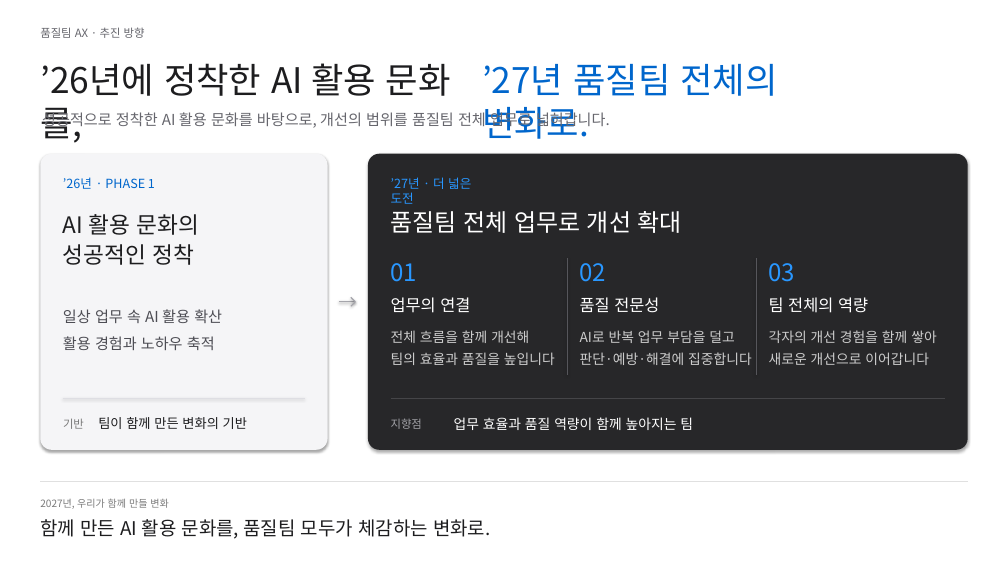
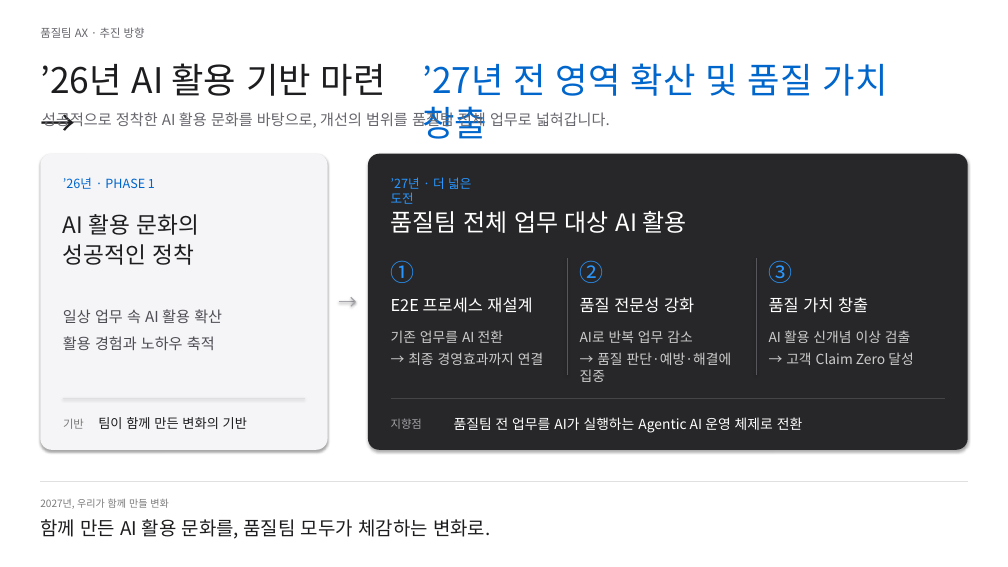
Before and after one commit to wseokyang/PI, a slide deck: slide 1 of AX_팀추진방향_2026-10-27/팀_AX_추진방향.pptx. Drawn at 1008x567 pixels with LibreOffice and Linux fonts; fonts in the diff are those of the drawing. Boxes give left, top, right and bottom in pixels: in the first picture for what was removed or moved away, otherwise in the second. Text is boxed around its words. In the diff, an @@ line names an element or a change of style, - is before the commit and + after.

Commit message:
Revise AX direction for quality value creation and Agentic AI

```diff
--- a/AX_팀추진방향_2026-10-27/팀_AX_추진방향.pptx
+++ b/AX_팀추진방향_2026-10-27/팀_AX_추진방향.pptx
@@ text at bbox=[40, 63, 386, 96]: text changed @@
-’26년에 정착한 AI 활용 문화를,
+’26년 AI 활용 기반 마련 →
@@ text at bbox=[422, 63, 888, 139]: text changed @@
-’27년 품질팀 전체의 변화로.
+’27년 전 영역 확산 및 품질 가치 창출
@@ text at bbox=[391, 211, 687, 233]: text changed @@
-품질팀 전체 업무로 개선 확대
+품질팀 전체 업무 대상 AI 활용
@@ text at bbox=[391, 260, 415, 283]: text changed @@
-01
+①
@@ text at bbox=[580, 260, 604, 283]: text changed @@
-02
+②
@@ text at bbox=[769, 260, 793, 283]: text changed @@
-03
+③
@@ text at bbox=[391, 297, 532, 313]: text changed @@
-업무의 연결
+E2E 프로세스 재설계
@@ text at bbox=[580, 297, 694, 313]: text changed @@
-품질 전문성
+품질 전문성 강화
@@ text at bbox=[769, 297, 868, 313]: text changed @@
-팀 전체의 역량
+품질 가치 창출
@@ text at bbox=[391, 330, 503, 343]: text changed @@
-전체 흐름을 함께 개선해
+기존 업무를 AI 전환
@@ text at bbox=[408, 352, 543, 365]: text changed @@
-팀의 효율과 품질을 높입니다
+→ 최종 경영효과까지 연결
@@ text at bbox=[580, 352, 732, 382]: text changed @@
-판단·예방·해결에 집중합니다
+→ 품질 판단·예방·해결에 집중
@@ text at bbox=[580, 330, 692, 343]: text changed @@
-AI로 반복 업무 부담을 덜고
+AI로 반복 업무 감소
@@ text at bbox=[769, 330, 910, 343]: text changed @@
-각자의 개선 경험을 함께 쌓아
+AI 활용 신개념 이상 검출
@@ text at bbox=[786, 352, 913, 365]: text changed @@
-새로운 개선으로 이어갑니다
+→ 고객 Claim Zero 달성
@@ text at bbox=[454, 417, 802, 433]: text changed @@
-업무 효율과 품질 역량이 함께 높아지는 팀
+품질팀 전 업무를 AI가 실행하는 Agentic AI 운영 체제로 전환
```
Also in this commit, not shown: 2 other files.
